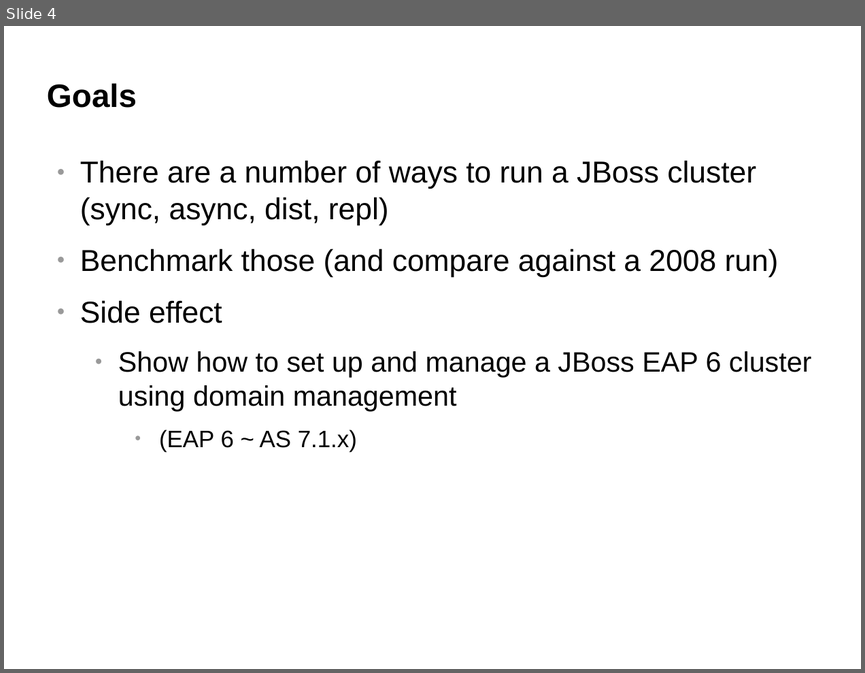
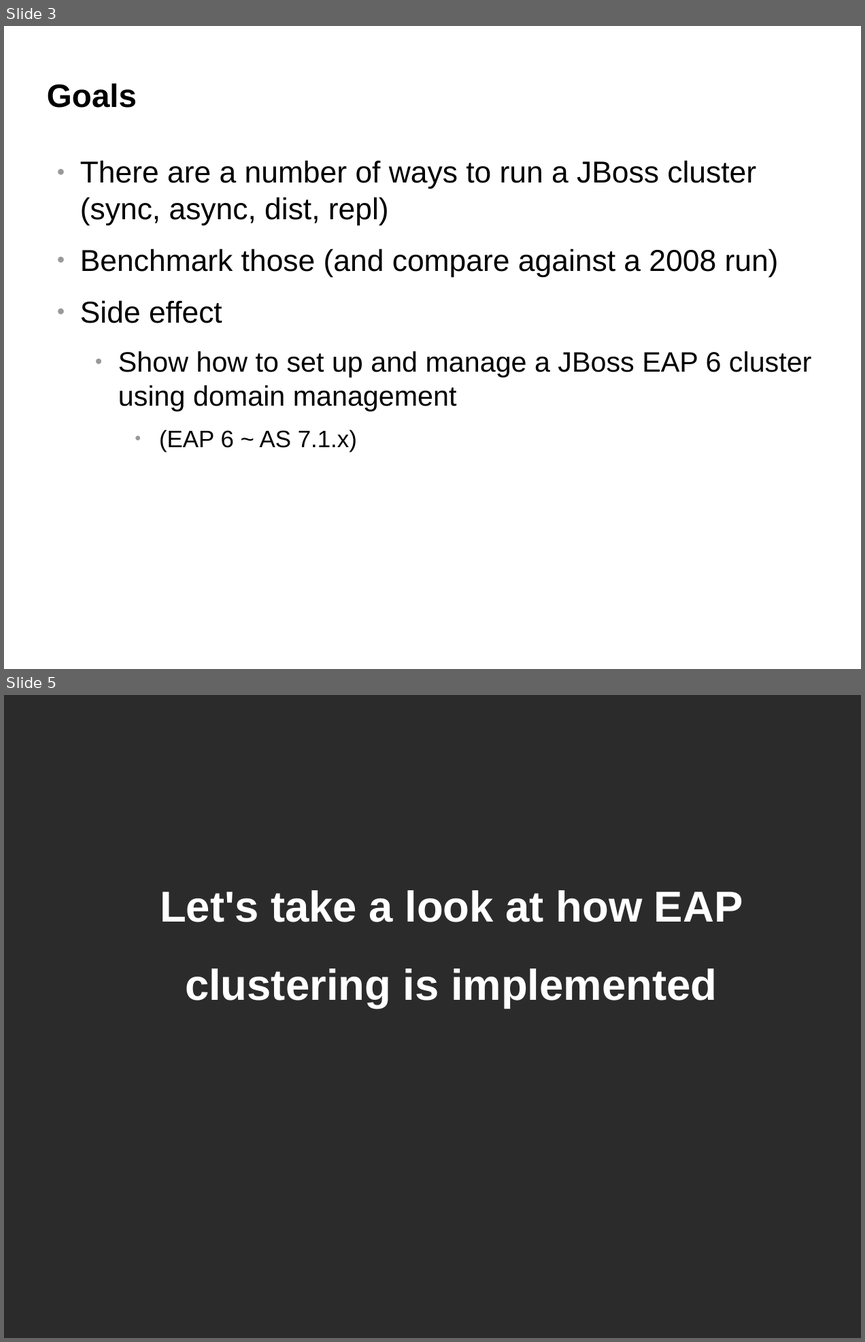
Before and after one commit to belaban/SessionPerf, a slide deck: docs/jbw2012.odp. Shown one above the other, each under a label of ours: slide 4 before the commit, slides 3 and 5 after it; the slides between them are not shown. The pictures are 865x673 and 865x1342 pixels, drawn with LibreOffice and Linux fonts; fonts in the diff are those of the drawing; background and template pictures are left out; a plain dark background stands for a picture behind light text. Boxes give left, top, right and bottom in pixels: in the first picture for what was removed or moved away, otherwise in the second. Text is boxed around its words. In the diff, an @@ line names an element or a change of style, - is before the commit and + after.

```diff
--- a/docs/jbw2012.odp
+++ b/docs/jbw2012.odp
@@ slide 5 added at (x1=4, y1=695, x2=861, y2=1338), background picture (left out) @@
@@ text added at (x1=160, y1=890, x2=742, y2=1008), 40 pt, text #FFFFFF, bold @@
+Let's take a look at how EAP clustering is implemented
@@ what was slide 4 is now slide 3 @@
```
Also in this commit, not shown: 15 other slides added, 1 slide removed.
